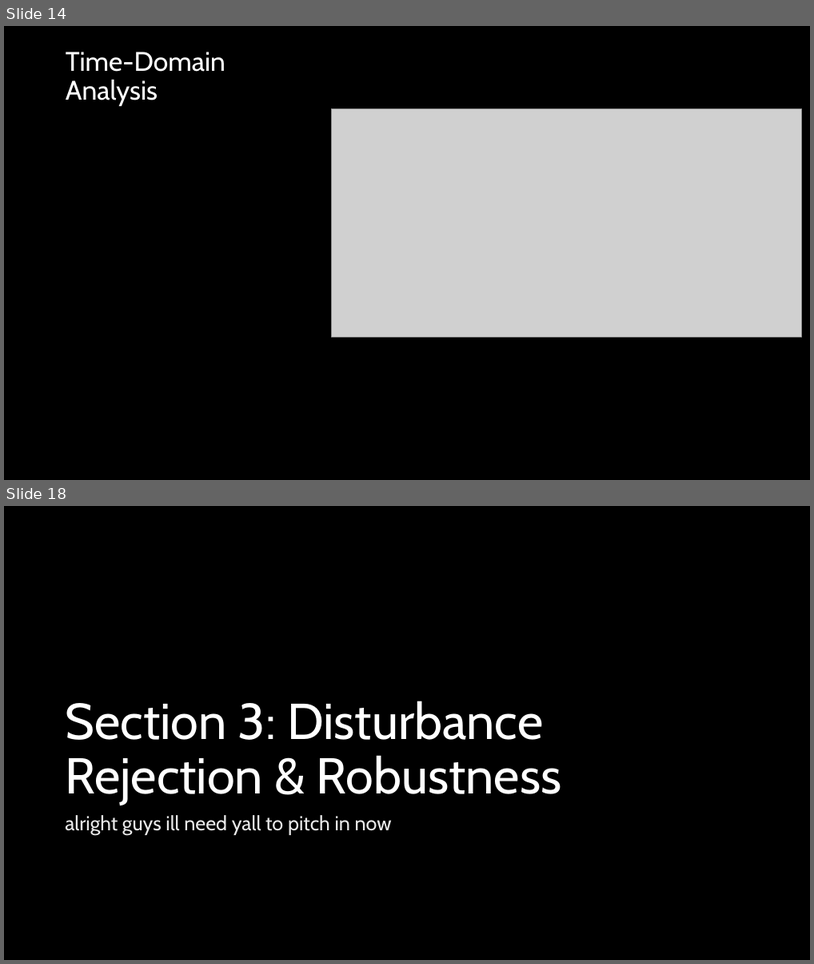
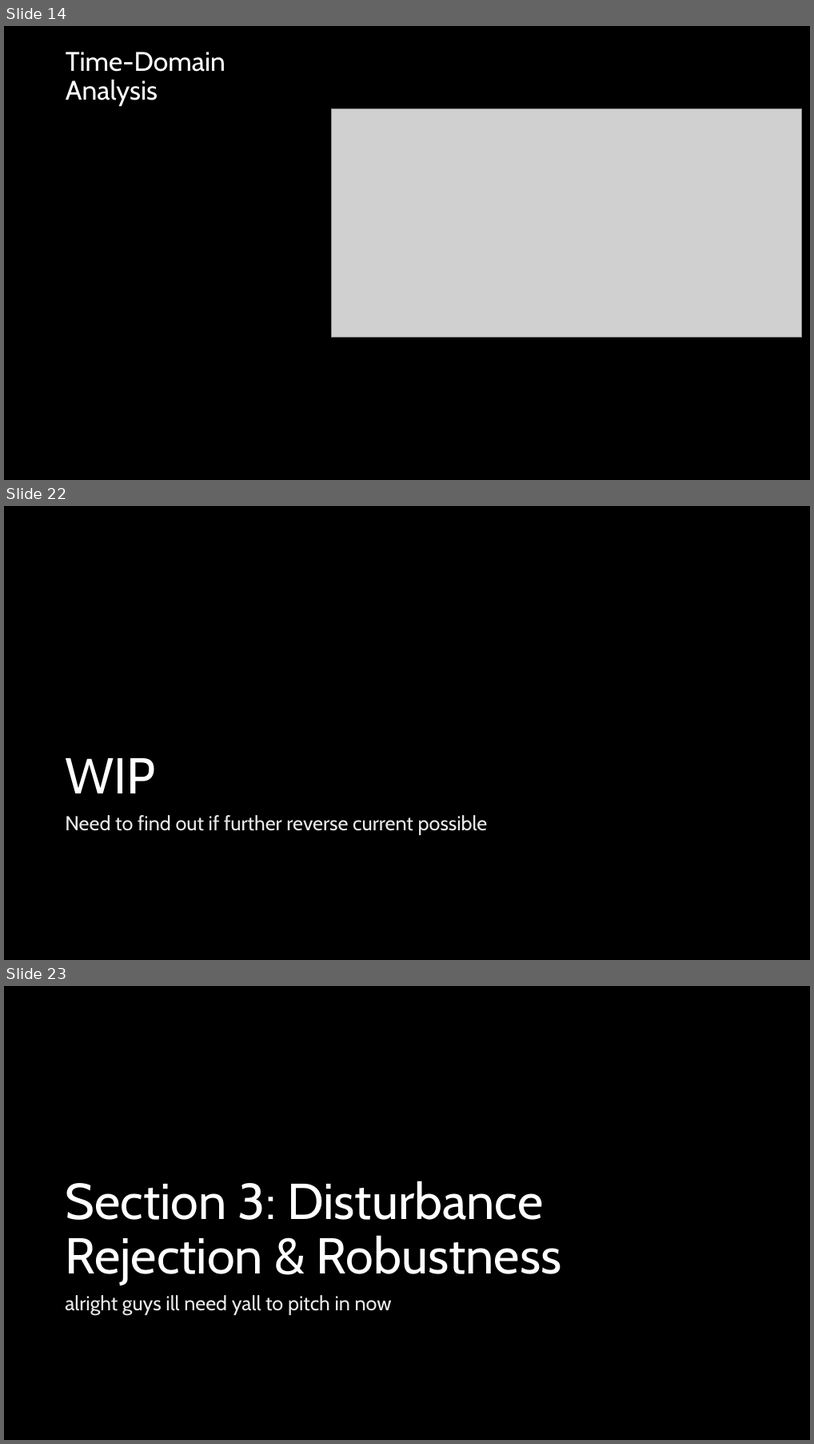
Before and after one commit to ut-ras/rm_electrical-supercap_v2, a slide deck: UT Robomasters – Supercap Power Stage Modeling.pptx. Shown one above the other, each under a label of ours: slides 14 and 18 before the commit, slides 14, 22 and 23 after it; the slides between them are not shown. The pictures are 814x964 and 814x1444 pixels, drawn with LibreOffice and Linux fonts; fonts in the diff are those of the drawing; grey boxes stand for pictures. Boxes give left, top, right and bottom in pixels: in the first picture for what was removed or moved away, otherwise in the second. Text is boxed around its words. In the diff, an @@ line names an element or a change of style, - is before the commit and + after.

Commit message:
started work on reverse charging functionality

```diff
--- a/UT Robomasters – Supercap Power Stage Modeling.pptx
+++ b/UT Robomasters – Supercap Power Stage Modeling.pptx
@@ slide 22 added at (4,506,810,960), background #000000 @@
@@ title added at (65,758,155,793), 60 pt, text #FFFFFF @@
+WIP
@@ text added at (65,815,488,835), 24 pt, text #EAEAEA @@
+Need to find out if further reverse current possible
@@ what was slide 18 is now slide 23 @@
```
Also in this commit, not shown: 4 slides changed, 7 other slides added, 2 slides removed, 1 other file.
